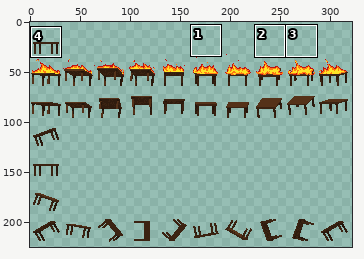
File history of a sprite sheet, Tables/res/tableSpriteSheet.png. The picture above shows the old version from afar; the outline marks the close-up.
Close-up. First the earlier version:
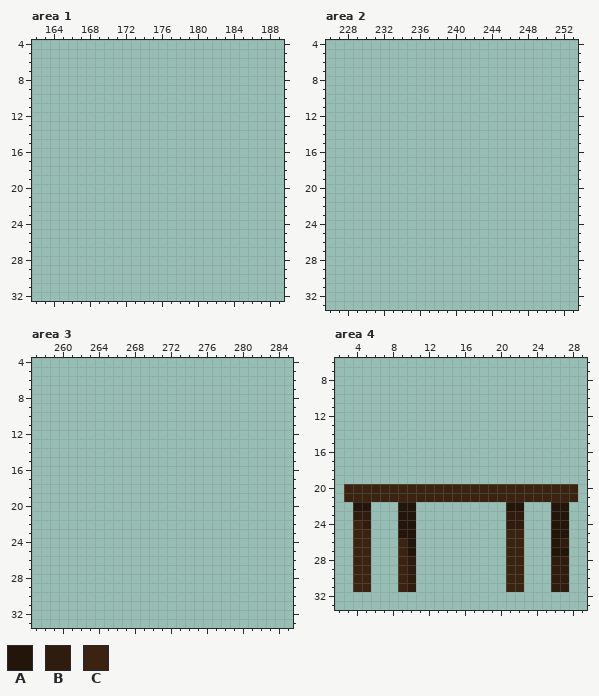
The file is 512x256 pixels. Shown: area 1: x 162..189, y 4..32; area 2: x 226..253, y 4..33; area 3: x 257..285, y 4..33; area 4: x 2..29, y 6..33. The wide view leaves out empty margins. The commit also changed other parts of the picture, which this record leaves out.
Palette (. is transparent): A #24150b  B #301c0e  C #3b2312
Pixels before, area 4, first column x 3:
20 CCCCCCCCCCCCCCCCCCCCCCCCCC
21 CCCCCCCCCCCCCCCCCCCCCCCCCC
22 .AA...AA..........AA...AA.
23 .BB...AA..........BB...AA.
24 .CB...AA..........BB...AA.
25 .CC...AA..........CC...AA.
26 .CC...CA..........CC...AB.
27 .CC...CA..........CC...AA.
28 .CC...CB..........CC...BB.
29 .CC...CB..........CC...BB.
30 .CC...CB..........CC...BB.
31 .CC...CB..........CC...BB.
Once edited:
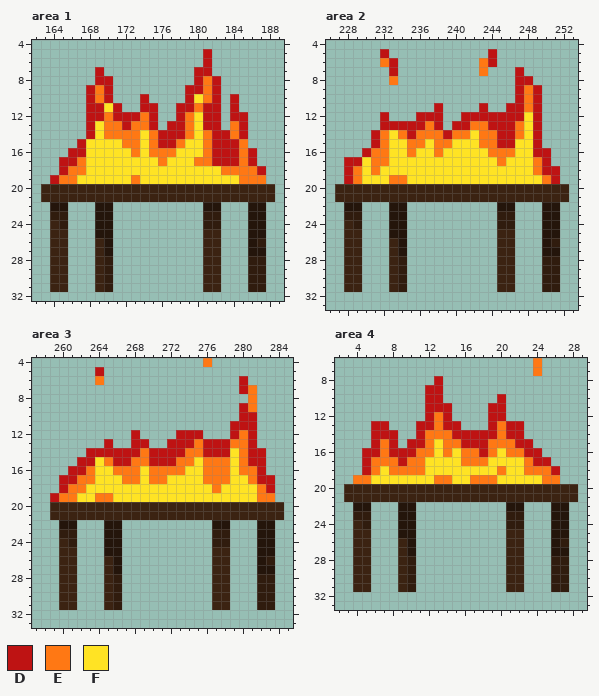
Colours new in this view: D #be1313  E #ff7814  F #ffe324
From old to new:
Changed rows in their new state; - is an unchanged pixel.
Area 1:
first column x 163:
 5 ------------------D-------
 6 ------------------D-------
 7 ------D----------DD-------
 8 ------DD---------DED------
 9 -----DED--------DDED------
10 -----DED---D----DFED-D----
11 -----DDFD--DD--DDEDD-D----
12 -----DDEDDDED--DEFDD-DD---
13 -----DFEEDEED-DDEFDD-ED---
14 -----DFEEEEFEDDDEFEDDED---
15 ----DFFFFEEFEDDEFFEDDDE---
16 ---DDFFFFFEFEEEFFFEDDDED--
17 --DDEFFFFFFFFEFFFEEDDDED--
18 --DEEFFFFFFFFFFFFFFFEEEED-
19 -DEEFFFFFFEFFFFFFFFFFFEEE-
20 CCCCCCCCCCCCCCCCCCCCCCCCCC
21 CCCCCCCCCCCCCCCCCCCCCCCCCC
22 -AA---AA----------AA---AA-
23 -BB---AA----------BB---AA-
24 -CB---AA----------BB---AA-
25 -CC---AA----------CC---AA-
26 -CC---CA----------CC---AB-
27 -CC---CA----------CC---AA-
28 -CC---CB----------CC---BB-
29 -CC---CB----------CC---BB-
30 -CC---CB----------CC---BB-
31 -CC---CB----------CC---BB-
Area 2:
first column x 227:
 5 -----D-----------D--------
 6 -----ED---------ED--------
 7 ------D---------E---D-----
 8 ------E-------------DD----
 9 --------------------DED---
10 --------------------DED---
11 -----------D----D--DDED---
12 -----D---DDD--DDDDDDDFD---
13 -----DDDDDED-DDEEDDDEFD---
14 ----DEFEDEEEDEEFEEDDEFD---
15 ----DEFFEEFEEFFFEEDDFFD---
16 ---DEEFFEFFEFFFFFEEEFFDD--
17 -DDFEEFFFFFFFFFFFFEFFFED--
18 -DEFEFFFFFFFFFFFFFFFFFEDD-
19 -DEFFFEEFFFFFFFFFFFFFFFED-
20 CCCCCCCCCCCCCCCCCCCCCCCCCC
21 CCCCCCCCCCCCCCCCCCCCCCCCCC
22 -AA---AA----------AA---AA-
23 -BB---AA----------BB---AA-
24 -CB---AA----------BB---AA-
25 -CC---AA----------CC---AA-
26 -CC---CA----------CC---AB-
27 -CC---CA----------CC---AA-
28 -CC---CB----------CC---BB-
29 -CC---CB----------CC---BB-
30 -CC---CB----------CC---BB-
31 -CC---CB----------CC---BB-
Area 3:
first column x 259:
 4 -----------------E--------
 5 -----D--------------------
 6 -----E---------------D----
 7 ---------------------DE---
 8 ----------------------E---
 9 ---------------------DE---
10 ---------------------DD---
11 --------------------DDD---
12 ---------D----DDD---DED---
13 ------D--DD--DDDEDDDEED---
14 ----DDDDDDEDDDDEEDDDFEDD--
15 ---DDFEDDEEDDDEEFEEEFEDD--
16 --DDEFFEEEFEEEEFFEEEFEED--
17 -DDEEFFFEEFEEFFFFEEEFFEDD-
18 -DEEFFFFFFFFFFFFFFEFFFFED-
19 DEEFFEEFFFFFFFFFFFFFFFFEE-
20 CCCCCCCCCCCCCCCCCCCCCCCCCC
21 CCCCCCCCCCCCCCCCCCCCCCCCCC
22 -AA---AA----------AA---AA-
23 -BB---AA----------BB---AA-
24 -CB---AA----------BB---AA-
25 -CC---AA----------CC---AA-
26 -CC---CA----------CC---AB-
27 -CC---CA----------CC---AA-
28 -CC---CB----------CC---BB-
29 -CC---CB----------CC---BB-
30 -CC---CB----------CC---BB-
31 -CC---CB----------CC---BB-
Area 4:
first column x 4:
 6 --------------------E--
 7 --------------------E--
 8 ---------D-------------
 9 --------DD-------------
10 --------DD------D------
11 --------DDD----DD------
12 --------DED----DD------
13 --DD---DDEDD---DEDD----
14 --DDD--DEEEDDDDDEDD----
15 --DED-DDEFEEDDDEEEDD---
16 -DDEDDDEEFEFEEDEFEEDD--
17 -DEEEDEEFFFFEEEFFFFEDD-
18 -DEFEEEEFFFFFFFFEFFEEED
19 EEFFFFFFFEEFFEEEFFFFFEE
Boxes around the changes in both close-ups, in picture pixels (x1, y1, x2, y2):
added: (41, 49, 275, 292)
added: (335, 49, 569, 292)
added: (50, 358, 284, 610)
added: (353, 358, 560, 484)
